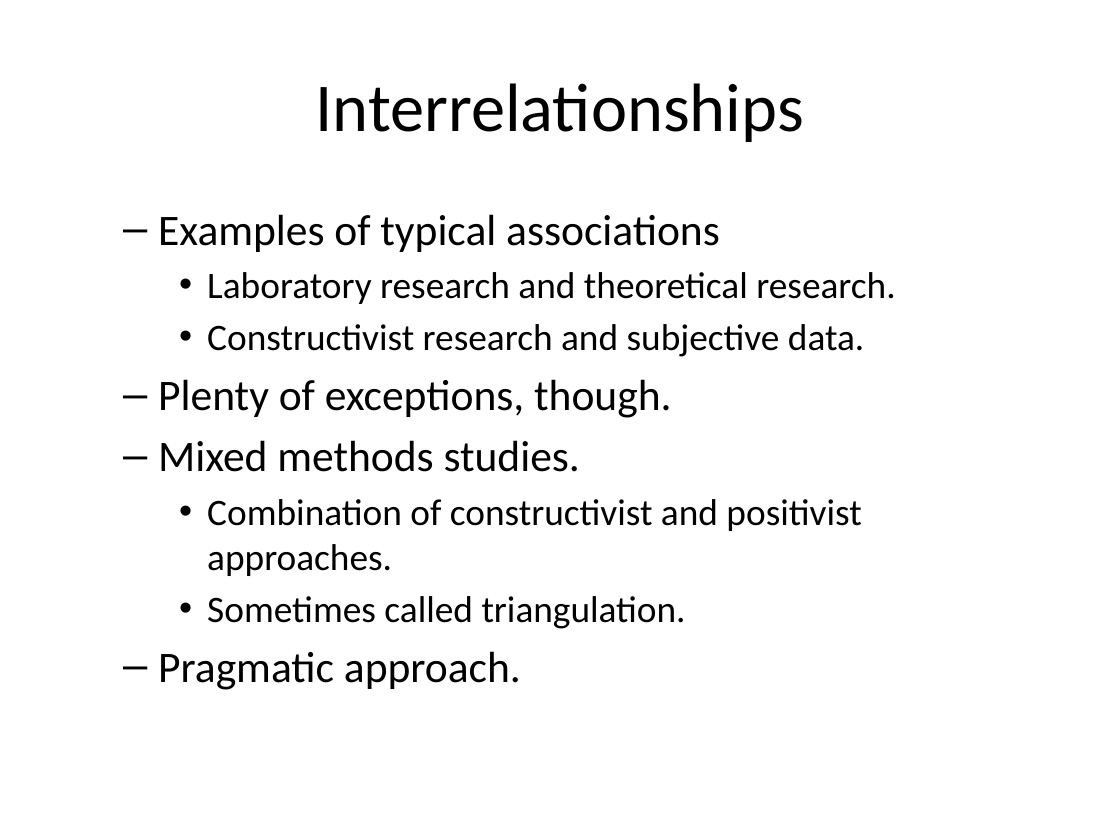
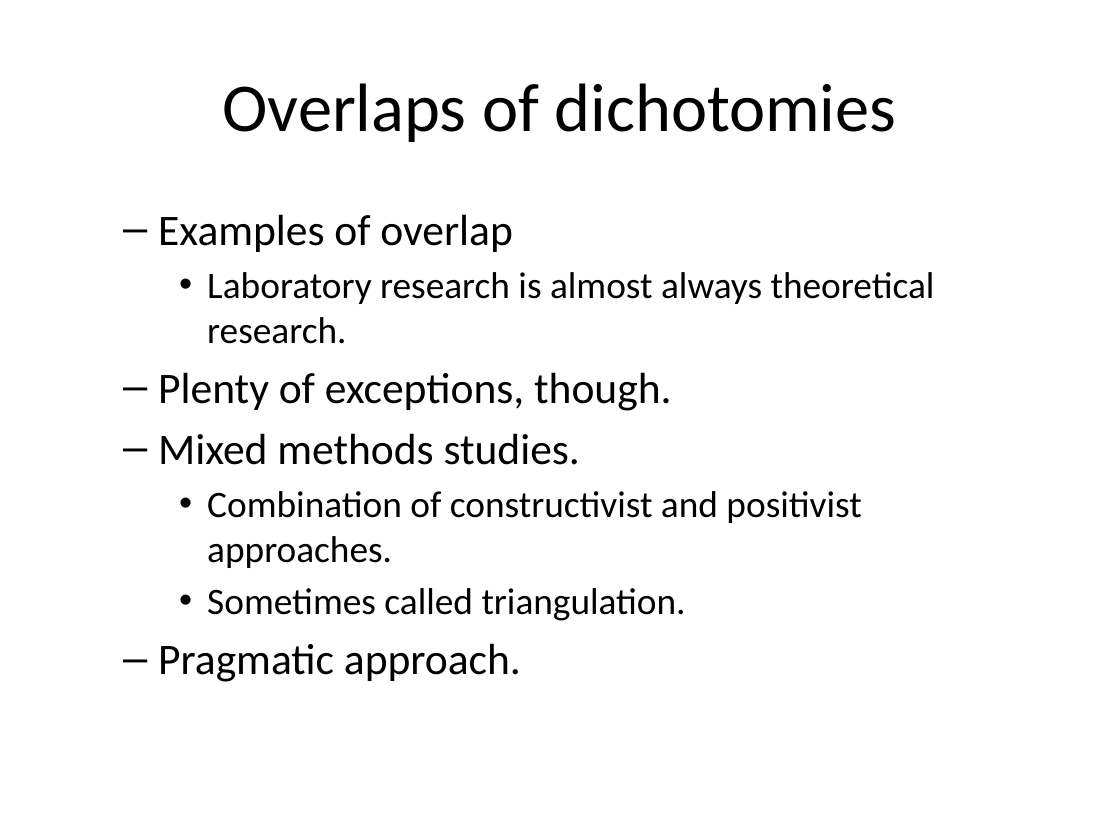
Before and after one commit to pmean/classes, a slide deck: slide 30 of clinical-research-methodology/results/video01-introduction.pptx (slide 29 before the commit). Drawn at 1120x840 pixels with LibreOffice and Linux fonts; fonts in the diff are those of the drawing. Boxes give left, top, right and bottom in pixels: in the first picture for what was removed or moved away, otherwise in the second. Text is boxed around its words. In the diff, an @@ line names an element or a change of style, - is before the commit and + after.

```diff
--- a/clinical-research-methodology/results/video01-introduction.pptx
+++ b/clinical-research-methodology/results/video01-introduction.pptx
@@ title at (x1=222, y1=83, x2=897, y2=142): text changed @@
-Interrelationships
+Overlaps of dichotomies
@@ text at (x1=158, y1=214, x2=935, y2=344): text changed @@
-  – Examples of typical associations
-    • Laboratory research and theoretical research.
-    • Constructivist research and subjective data.
+  – Examples of overlap
+    • Laboratory research is almost always theoretical research.
```
Also in this commit, not shown: 1 other slide changed, 1 slide added, 3 other files.
